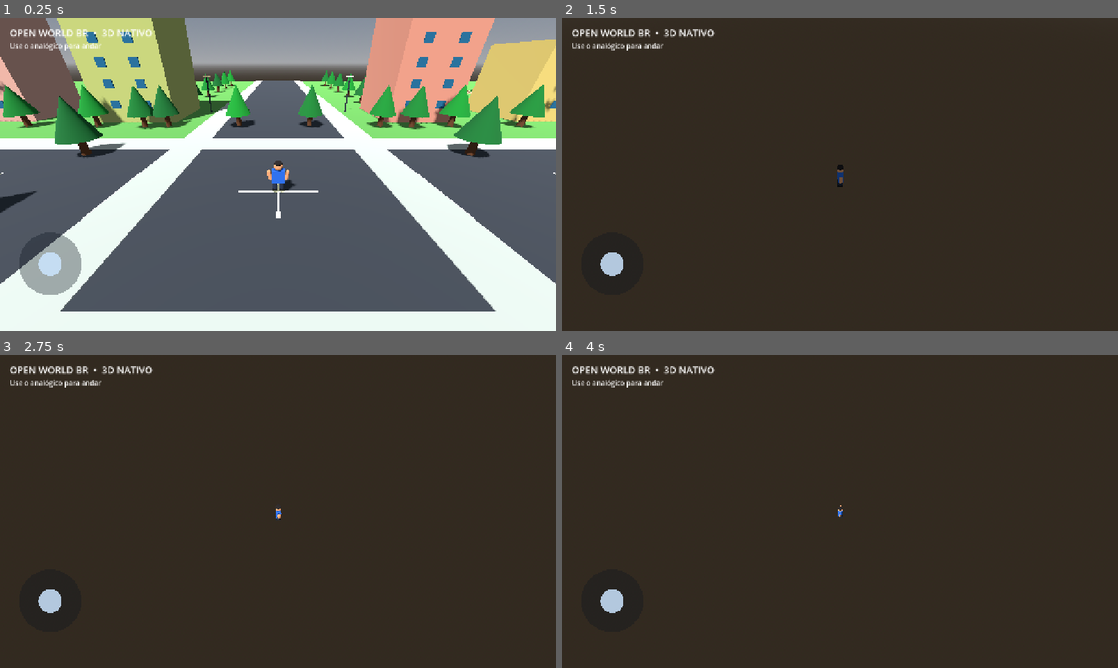
Above: before the commit, frames 1-4 (two rows, left to right).
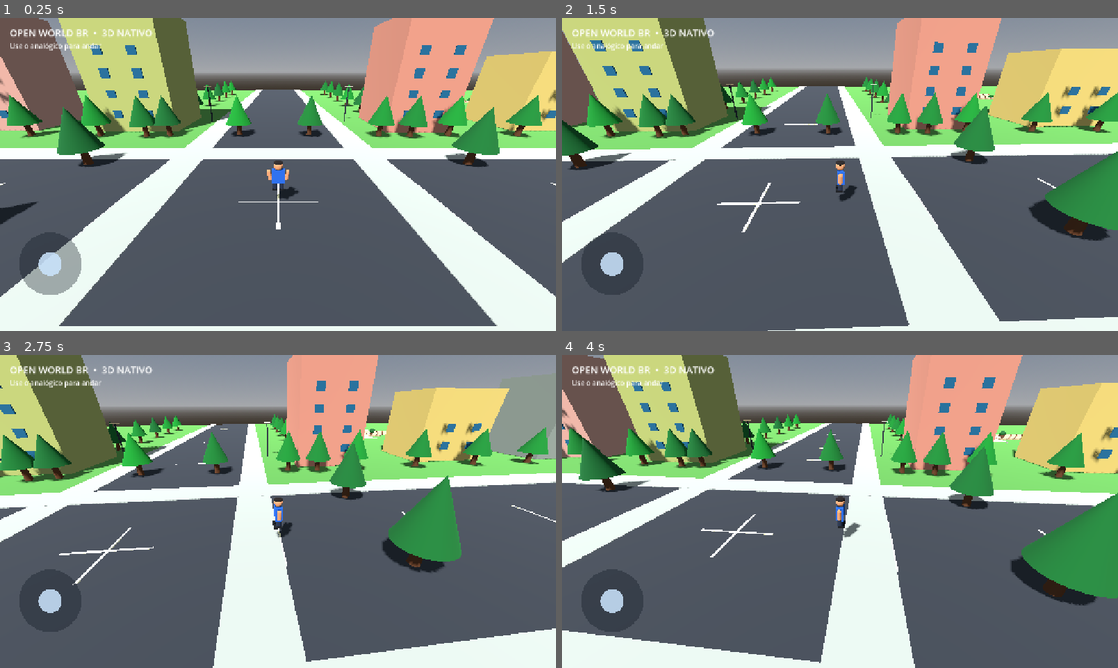
Above: after the commit, the same moments.

Repository: ffuxyxfyxhcocyocg-art/OPEN-WORLD-ANDROID
Game: Godot game, scene res://scenes/world.tscn
Two runs of this game, one before a commit and one after it. Both use one fixed random seed, a clock stepped at 60 frames per second and the inputs below.
Inputs (mouse positions are in pixels of both pictures, inside the frame that each line leads up to):
- Up to frame 1 (0.25 s): no input
- Up to frame 2 (1.5 s): move the mouse to (962, 158) at 0.52 s; hold Right (ui_right) 0.53-1.25 s; click (962, 158) at 0.67 s; drag from (728, 190) to (812, 237) at 1.27 s
- Up to frame 3 (2.75 s): move the mouse to (333, 442) at 2.02 s; hold Right (ui_right) from 2.03 s (still down)
- Up to frame 4 (4 s): release Right (ui_right) at 2.75 s; drag from (812, 574) to (673, 464) at 2.77 s; move the mouse to (1006, 558) at 3.52 s; hold Left (ui_left) from 3.53 s (still down)

The runs differ from the first frame. In frame 1, 26% of the frame differs, in the area x 0-100%, y 0-99%; in frame 2, 99%; in frame 3, 99%, in the area x 0-100%, y 0-100%; in frame 4, 99%.

Commit message:
Add collision to world roads and buildings

Diff:
--- a/godot/scripts/world.gd
+++ b/godot/scripts/world.gd
@@ -46,6 +46,14 @@
     n.position = pos
     n.material_override = _mat(color)
     parent.add_child(n)
+    var body := StaticBody3D.new()
+    body.position = pos
+    var collision := CollisionShape3D.new()
+    var shape := BoxShape3D.new()
+    shape.size = size
+    collision.shape = shape
+    body.add_child(collision)
+    parent.add_child(body)
     return n
 
 func _make_world() -> void:
